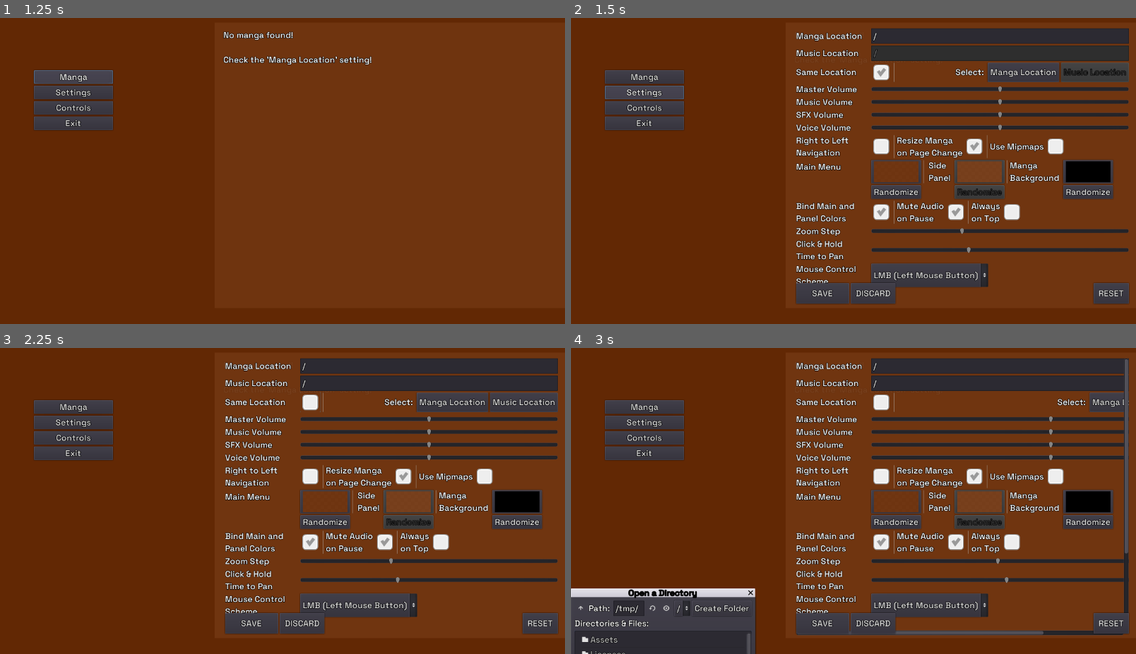
Above: before the commit, frames 1-4 (two rows, left to right).
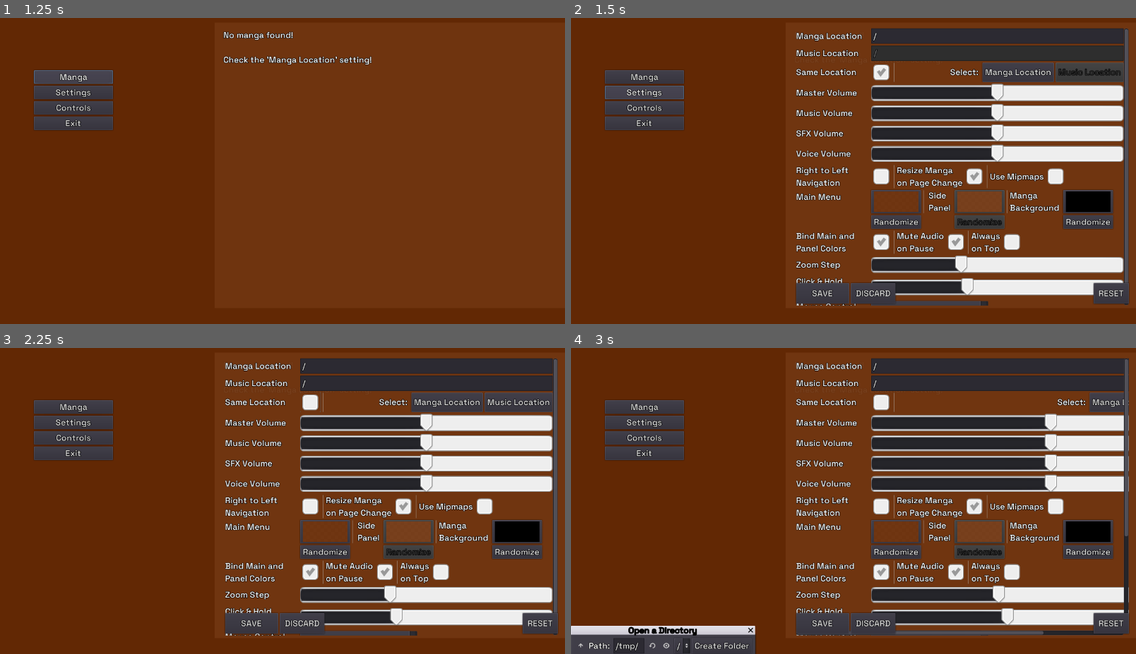
Above: after the commit, the same moments.

Repository: MrPoblin/Sound-Manga-Reader-Godot
Game: Godot game, scene res://Scenes/UI/Main.tscn
The game is run twice, just before and just after one commit, with the same random seed, the same clock (stepped at 60 frames per second) and the same inputs. The engine's default icon, where the game draws it, is replaced by a stand-in: a white triangle on a blue panel in a dark square.
Inputs (mouse positions are in pixels of both pictures, inside the frame that each line leads up to):
- Up to frame 1 (1.25 s): click "Manga" at 0.5 s
- Up to frame 2 (1.5 s): click "Settings" at 1.25 s
- Up to frame 3 (2.25 s): click (310, 403) at 2 s
- Up to frame 4 (3 s): click "Manga Location" at 2.75 s

Frame 1 is identical in both runs. In frame 2, 26% of the frame differs, in the area x 39-99%, y 3-95%; in frame 3, 26%; in frame 4, 30%, in the area x 0-99%, y 21-100%.

Commit message:
Add custom slider

Diff:
--- a/default_theme.tres
+++ b/default_theme.tres
@@ -1,10 +1,23 @@
-[gd_resource type="Theme" load_steps=4 format=2]
+[gd_resource type="Theme" load_steps=7 format=2]
 
 [ext_resource path="res://default_font.tres" type="DynamicFont" id=1]
 [ext_resource path="res://Assets/grey_boxCheckmark.png" type="Texture" id=2]
 [ext_resource path="res://Assets/grey_box.png" type="Texture" id=3]
+[ext_resource path="res://Assets/blue_sliderDown.png" type="Texture" id=4]
+[ext_resource path="res://Assets/grey_sliderDown.png" type="Texture" id=5]
+
+[sub_resource type="StyleBoxTexture" id=1]
+texture = ExtResource( 3 )
+region_rect = Rect2( 0.978699, 0, 36.1119, 36 )
+margin_left = 9.65454
+margin_right = 9.39751
+margin_top = 6.82727
+margin_bottom = 7.2128
 
 [resource]
 default_font = ExtResource( 1 )
 CheckBox/icons/checked = ExtResource( 2 )
 CheckBox/icons/unchecked = ExtResource( 3 )
+HSlider/icons/grabber = ExtResource( 5 )
+HSlider/icons/grabber_highlight = ExtResource( 4 )
+HSlider/styles/slider = SubResource( 1 )
Binary file added: Assets/blue_sliderDown.png
Binary file added: Assets/grey_sliderDown.png
